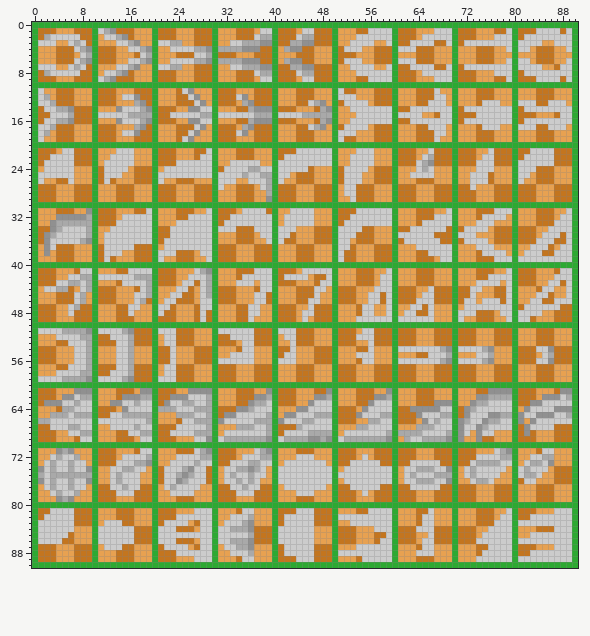
Two states of a pixel-art file, Assets/_ChromaCrusade/Sprites/Game/ShipParts/CCShipParts_Reduced.aseprite. The picture above was drawn from the file before the commit.
91x91 pixels, 1 frame.
The same view after the edit:
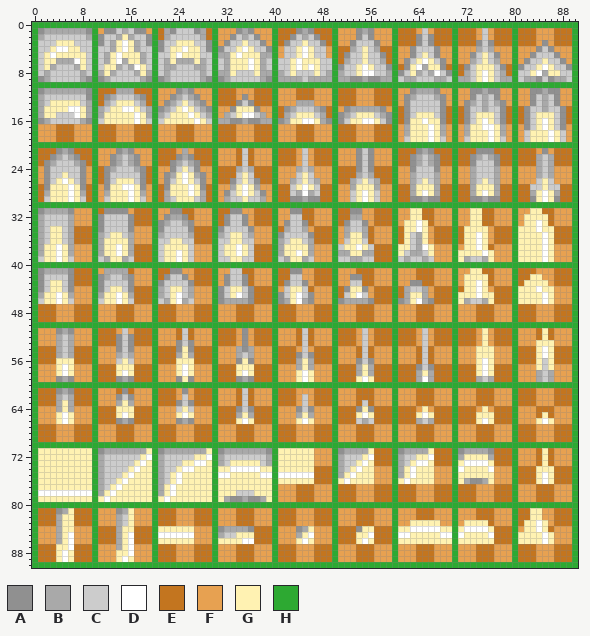
Palette (. is transparent): A #909090  B #a9a9a9  C #cccccc  D #ffffff  E #c3751f  F #e7a151  G #fff2b2  H #2da932
What changed:
layer "Wings2" now hidden
layer "Cabins" now shown
Changed rows in their new state; - is an unchanged pixel.
first column x 1:
 1 ABBBBBBBA-FA-CBCAA---BACCCAB-----ABA-FF----ABA-------ABAFFF-----C-EEE-----C---E----FFFE-E
 2 BC-----CB-A---GBCCA--BCCCCCB----ACBCAFF---A--CA------A-AFFF----A-AEEE-----C-EEE--EEFFFEEE
 3 ---GGGC-C-ACBGDGBCA-A-CGGGCCA--A--GCC-F--ACCGCCA----A---A-F---EA-A--E--EEA-AEEE-EEEFA-EEE
 4 CCGDDGGCC-CCBGDGBCC-ACGGDGGC--ACCGDGCCA--CCGDGCC---EB-GCB---FFACCCA------BCB--F-FF-ACA--F
 5 CGDGGGGGC-CBGDGGGBC-CCGDGGG-C-BBGDGGGBB--CCGDGCC---ACCGCCA----ACGCA-----ACGCA-----ACCCA--
 6 CGGBBBDGC-CBGDBGG-C-CBGBBBG-C-C-GGGDGBC-CCGDGGGCC--B--GCCB--FA-GDGCA----BCGCB-F-FACCGCCAF
 7 -GBCC--GC-CGGB--DGC--B-CCCBBC-CBGGGDGBC-CCGDGDGCC-AC-GDGCCA--AGDBGGAE--A-GGG-AE-A--GDGC-A
 8 C------BC-BGBCCCBGB-CBCCCCCBC-BBGCCCG---BCG-CCGCB-BCCGDD--B-ACGB-BD-A--BCGDG-BE-C-GDBGG--
 9 ABCCCCCBA-A-CCCCCBA-ABCCCCCBA-ABCCCCCBA-BBBB-BBBB-BBAABAABB-CBBCCCBB--BBCGDGCBB-CBBA-ABB-
11 ABBBBBBBA----BBB-------AB-------------------------E-----------ABBBA-----AABAA-----AABAA--
12 BCCCCCCCA--ABC--BA----ABCB-------F----------------EEE--------ABCCCBA----ACBCA-----ACBCA--
13 B-GGGGGCB--BCGGGCB---ABCGCB------AC--------BBBFF---EEFF------ACCC--A---ABCB-BA--FFACB-AF-
14 BGGGGDDGB-BCGGDDGCB-ABCGDGCBA---AGGG-FF--ABCCCBAE--ABBBBBAF--A-----AE--A--B--AE--A--B--AE
15 BGG--CDGB-BGGGGGDG--BCGGGDGC--FB-GDDC-F-EB-GGGC-E-ABCGGG-BA-EA-GGGCAE--ACGGG-AE--ACGGGCAE
16 AB-CCCCBA-CGGGGGDGC-CGGGGGDG--BBAABA-BB-ABGGDDG---ACGGDDG-A--AGGDGGAE--A-GDG-AE--A-GDG-AE
17 FFF-------------EE--------FF------FF---------EFF---EEFF------BGGGDGB---BGGDDGB--FA-GDG-A-
18 FF------------FFE--------EF------FF---------------EEE--------BGGGDGB---BGGGDGB---CGGGDGC-
19 F-----------------------EE------------------------E----------CGGGDGC---CGGGDGC---CGGGDGC-
21 ---ABA-------ABA--------B---E-----C--------F-FEEE----A-A-------ABA-------AAA------EFAF---
22 --AB-BA-----AB-BA------ABA-EE-----C------EEF-FEEE---FA-A------AB--A-----AB-BA----EEB-B---
23 -AB---BA---FAB-BA-----AB-BAEE---FE-EF---EEEF-FEEE---FA-A------ABCBA-----A---A---EEEB-B---
24 -A----CA---AB--CBA---FA-G-AFF--EEB--EEE-FFFB-B-----EEA-A------A-C-A-----B---B---FFFBCB---
25 FA--G-CA---A--CCCA--FABGDGBAF-EEE-G-EEE-FF-CGC-----EEBCB------B---B-----B--CB---FF-BCB---
26 FACGDGCA---ACGGGCA--FACGDGCA--EEACG-AEE-F-BCGCB----EB-GCB-----BCGCB-----B-GCB---F--CGC---
27 -AGGGDGA---AGGDDGA---AGGGDGA--F-BGDGBFF---CGDGC----FBGGGB-----BGGGB-----BGGGB-----CCGCC--
28 -BGGGDGB---BGGGDGB---BGGGDGB---ACGDGCAF---CBDBC----F-GDGC-----BGDGB-----BGDGB-----BGDGB--
29 -CGGGDGC---CGGGDGC---BCGGGCB---BCCGCCBF---AABAA------GDGC-----AABAA-----AABAA-----AGDGA--
31 ABBBBA--F--AAAA---E---AA----F---AAFFEE----AAEE------AAFFEEE---GG----F---GG--FFF---GG----F
32 BCCCCBFFF-ACCC-AEEE--ABBAEFFF--A--AFEEE--F--EE------BBFFEEE---GG--FFF---GGEEFF---GGGG--FF
33 BCCCC-FFF-ACC--AEEE-ABC-BAFFF--A--AFEEE--A--AE-----A--AFEEE--GGDGEFFF---GGEE-----GGDG-FFF
34 BCGG-BEEE-AC---AFFF-AC---AEEE-A--CCAFFF-EB-CB-----FB--B------GGDGFEE---GGGG-----GGGDGGEEE
35 BCGG-BEEE-B-GG-BFFF-BC---BEEE-BCGGCB-FF-A-CCCA----FBGGB-----EG-BGF----EGGDG-----GGGGDGE-E
36 BCGG-BEEE-BGGGGBFFF-C-GG--EEE-CCGGCC--F-BCGGCB----F-GGC------G-BGFE----GGDG-----GGGGDG--E
37 BGGDGB----BGGDGB----CGGGG-FFF-CGGDGC----BGGGGB-----GGDGC----GGCBDGFFF--GGDGE----GGGGDG-FF
38 BGGDGB----BGGDGB-----GGDGC-FF-CGGDGC----BGGDGB----BBGGBB----GCBBCGFFF-GGGGDGFF--GGGGDGFFF
39 CGGDGC----CBGGBC-----GGDGC--F-CCGGCC----CBGGBC-----CBBCC----CBCCBC-FF-GBCCBGFFF-GGGGDGFFF
41 ABBBBA-EE--BBBBEFFF---AA--EEE---CC--FFF---AAFFEEE---------F-------------GG----F--------EE
42 ACCCCAEEE-AB--BAFFF--ACCAFEEE--ACCAEFFF--E--F---E---AA---FF------------GGGGEFFF---GG--EEE
43 ACGG-AEEE-ACCC-AFFF-ACCC-A-EE--AC-AE-FF--ACCA--EE---CC---FF---AA-------GGDGEF-F--GGGGFE-E
44 A-GGCA-FF-ACGGCA-EE-BCGG-B-FF-ACGGCA-EE--CGGC-FF---AGGA-EEE--BCCBF-----GGDG---E-GGGDGG--F
45 BGGDGBFF--BGGDGBEEE-BCGDCB-FF-ACGDCAEE--ACGDCAF----CGDCFE-E--BGGBF----GGGDGG--E-GGGGDG--F
46 CGGDGCFF--CGGDGCEE--CBGDBC-FF-ABBBBAEE--ABGDBAF---ABBBBAE-E-ABGDBA----GB-CBGE-E-GGGGDGFFF
47 -----FE--------EF---EE-----EE------EF--------F--------EE--F---FE-E-----FFEEEFFF--EEFFFE--
48 -----F---------E----E------E-------EF-------FF--------EE--F--FF--E----FFF----FF-EEEF-----
49 ---------------------------E-------E--------F--------EEEFFF-FFFEEE----F-------F-EE-------
51 FFFA-AFFF-EEEFCF----FFF-C-----EEEFAF----FFF-C----------F--------C---------G---------G----
52 ---B-BFFF---EA-A-----FF-C-------EFAF-----FF-C--------F-F--------C---------G---------G----
53 ---BCBFFF----A-A-----FFACA--------AF------F-C---------CF--------C---------G--------GGG---
54 ---BCBEEE----A-A------EAGA-------BAB------E-C---------CE----FFFE-EFFF-FFFGGG-------GDG---
55 ---BCBEEE----B--------EBGB------FB-B-----EEACA-------E-E--------CEFFF----GGG-------GDG---
56 ---GGGEEE-----GC------EGGG----FFFAGA----EEEBGB-------A-A----FFFE-EFFF-FFFGDG-------G-G---
57 ---GDGFFF----GGG-----FFGDG-------GGG-------BGB-------BGB-------ACA-------GDG-------GCG---
58 ---GDGFFF---EGDG-----FFGDG-------GDG-------GDG-------BGB-------BGB-------GDG-------BCB---
59 FFFA-AFFF-EEEA------FFFAGA-------ABA-------GDG-------GDG-------BDB-------BCB-------BCB---
61 ---ABAEEE-----A--FF-----AFEEE-----C---F---------E---------F----------------EFFF--------EE
62 ---BCBEEE----AC-FFF---EFCFEEE-----C-FFF-----C-EEE-------FFF--------------EEEFFF-----FFEEE
63 -EEBGBEEE---FBGBFFF--EEACAEEE-----CEFFF-----CFEEE-----CEFFF-------FFF---FEEEFFF---EFFFEEE
64 ---BG-FFF----GGGEEE-FFF-G-FFF-----CAEEE-----CAFFF----AGAEEE---EFGFEEE--EEFGFEEE--FFEEEFFF
65 --FGDGFFF---EGDGEEE----GDGFFF--EEBGBEEE--FFBGBFFF----GDGEEE----GDGEEE--EEGGGEEE-FFFEGEFFF
66 FFFGDGFFF-EEEABAEEE----ABAFFF-EEEGDGEEE-FFFGDGFFF----CBCEEE----BCBEEE-EEEGDGEEE-F-FGDGFFF
67 --EFFFEEE---FEEEFFF----FFFEEE----EEEFFF----FFFEEE----EEEFFF----EEEFFF-FFFEEEFFF--EEFFF---
68 -----FEEE------EFFF---EFFFEEE--FFEEEFFF--EEFFFEEE--FFEEEFFF-FFFEEEFFF-FF-EEE-----E-------
69 -------EE--------FF-------EEE-FFFEEEFFF-EEEFFFEEE-FFFEEEFFF--FFEEEFFF-F--E---------------
71 GGGGGGGGG-ABBBBBBBG-ABBBBBB-G-ABBBBBB---GGGGGG----ABBBBG----ABBBBG----ABBBBAEEE-----GE---
72 GGGGGGGGG-BCCC---GD-BCC---GGD-BCCC---C--GGGGGG----BCCCGD----BCCGGD----BGGGGBEEE---FEGE---
73 GGGGGGGGG-BCC---GDG-BC--GGDDG-BCGGGGG-B-GGGGGGFF--BC-GDGE---BCGDDGE---GDDDDGEEE--FFEGE---
74 GGGGGGGGG-BC--CGDGG-B--GDDGGG-GGDDDDDGG-GGGGGGEEE-B-GDGGFFF-BGDGGGFFF-DGGGGDFF--EEEGGG---
75 GGGGGGGGG-BC-CGDGGG-B-GDGGGGG-DDGGGGGDD-DDDDDDEEE-BGDGGGFFF-BGDGGGFFF-GGGGGGF---EEEGDG---
76 GGGGGGGGG-BC-GDGGGG-B-GDGGGGG-GGGGGGGGG-GGGGGGEEE-GDGGGGFFF-GDGGGGFFF-GBAA-G-----EEGDG---
77 GGGGGGGGG-BCGDGGGGG-BGDGGGGGG-GGGGGGGGG--FFEEEFF----EFFFE-----EFFFE----------------------
78 DDDDDDDDD-BGDGGGGGG-BGDGGGGGG-GGG---GGG----EEE--------F----------------------------------
79 GGGGGGGGG-GDGGGGGGG-GDGGGGGGG-GBAABAABG--------------------------------------------------
81 --EABG-------ABG----------EEE-----EE-------FFF---------EFFF------E------------F---GG--EEE
82 -EEBGG-------BCG-------FFFEEE---FEEE-----EEFFF----FFFEEEFFF-----EE-----------FF---GGFFEEE
83 EEEBGG-----FFBCG-----EEFF--EE--FFEEE-----EEFFF------FEEEFFF---GGGGG----GGGG-FFF-EGGDGFEEE
84 FFFBGG----EEEBGG----GGGGGG-FF-AB--------FFFABG-------AGGEEE-GGDDDDDGG-GDDDDGEEE--GGDG-FFF
85 FFFBGD----EEEBGD----DDDDDDFFF-B--GGG----FFFBGD-------GGD--E-DDGGGGGDD-DGGGGDEEE-GGGGDGFFF
86 FFFBGD----EEEBGD----GGGGGG-FF-GGGGDD----FFFGDG-------GDG-EE-GGGGGGGGG-GGGGGGEEE-GGGGDGFFF
87 ---GGD-----FFBGD-----EEFF--EE--FFEEE-----EEFFF-------EEEFFF-----EE---------EFFF-------EEE
88 ---GDG-------GGD-------FFFEEE---FEEE-----EEFFF----FFFEEEFFF----EEE--------EEFFF---EFFFEEE
89 ---GDG-------GDG----------EEE-----EE-------FFF--------EEFFF--------------EEEFFF-EEEFFFEEE
Boxes around the changes in both pictures, in picture pixels (x1, y1, x2, y2):
changed: (38, 28, 572, 562)
